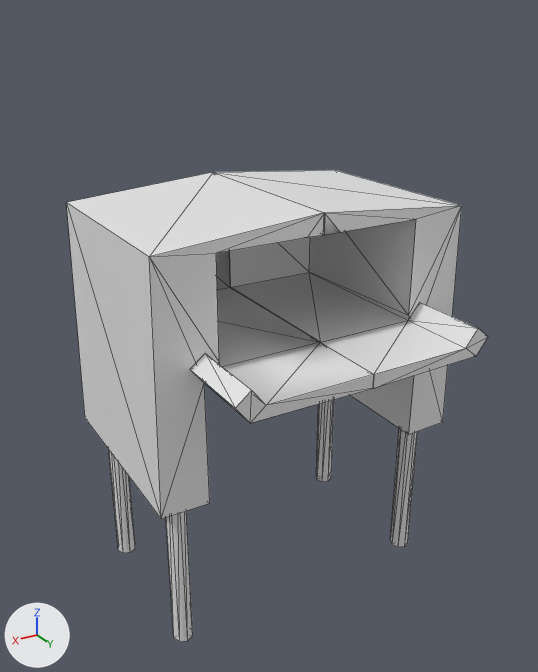
A saved change to the FBX model PhysicsPlayground/Assets/Models/GeneratorTop.fbx.
Rendered twice from a 50 mm lens placed at (3.48, 6.92, 5.52), pointed at (0.11, 1.3, 2.71). The axes (+X, +Y, +Z) are drawn at lower left. The lights are the same throughout. Mesh edges are drawn as thin lines. Where no turn or scale is listed for an object, it has been applied to the vertices. Vertices at the same position are counted once.

Names of what the first picture shows: 'GeneratorTop'.
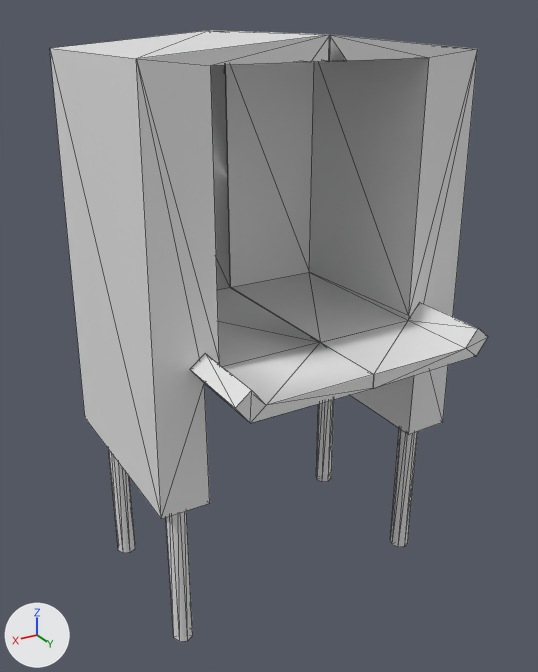
Commit message: make generator taller

Pixel boxes [x1, y1, x2, y2] of what changed, in the pictures (538 x 672 px; the box of a moved part takes in the faces that stretch with it):
'GeneratorTop', reshaped (30% taller)
    before: [66, 170, 488, 642]
    after: [50, 30, 488, 642]
part 1 of me_mesh, moved or reshaped
    before: [66, 170, 462, 516]
    after: [50, 30, 478, 516]

What changed in the scene script:
```text
Change me_mesh:
    where me_mesh.from_pydata(...)  # 131 vertices, 248 faces; spans x -1.59..1.59, y 0.0..2.75, z 0.0..4.04
    used by ob_generatortop; location = (0.0, 0.0, 0.0)
    me_mesh part 1: all 18 vertices in x -1.54..1.54, y 0.0..2.0, z 3.85..4.04 are moved by (0.0, 0.0, 1.35)
```
